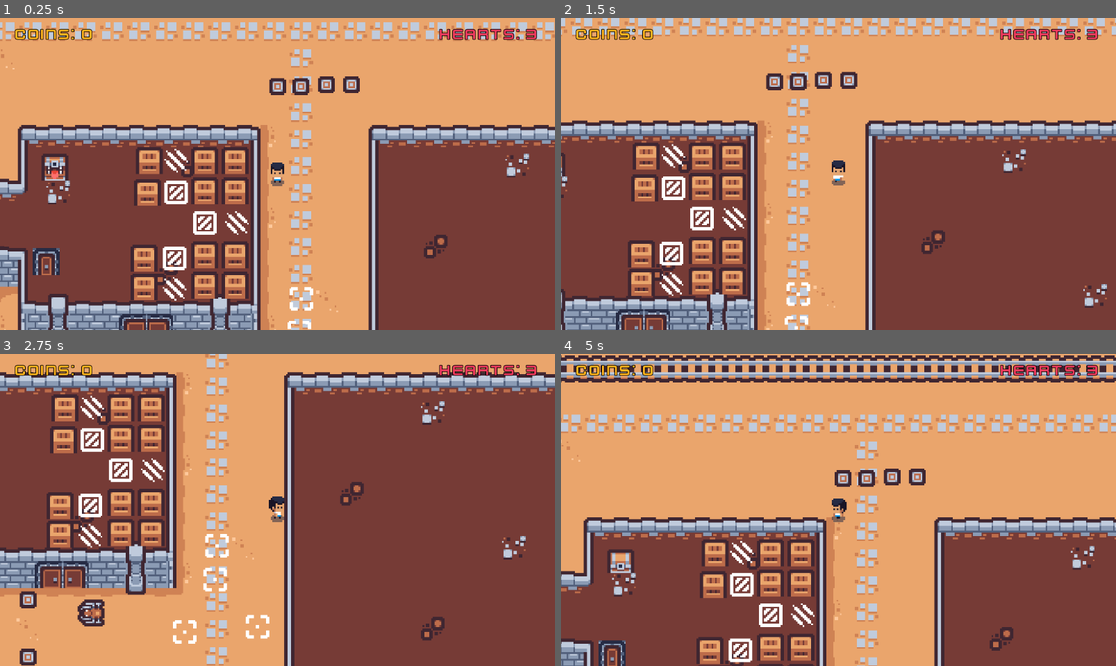
Above: before the commit, frames 1-4 (two rows, left to right).
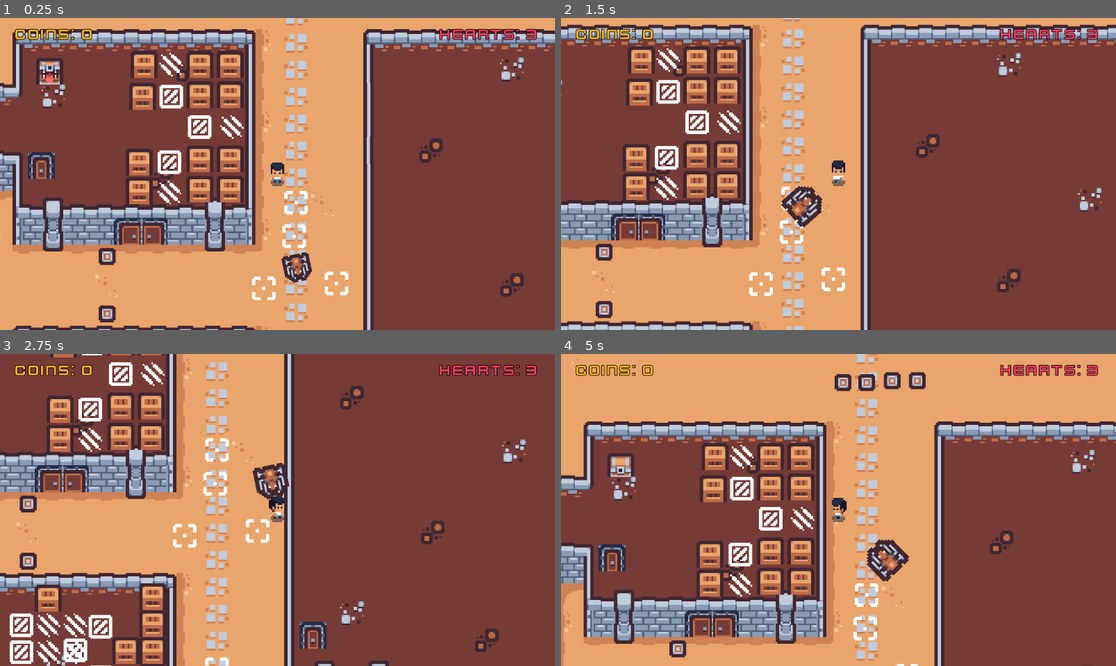
Above: after the commit, the same moments.

Repository: ki8yk8/game-dev-resolution
Game: Godot game, scene res://scenes/game_play.tscn
The game is run twice, just before and just after one commit, with the same random seed, the same clock (stepped at 60 frames per second) and the same inputs. Sound files missing from this copy of the repository are replaced by a short silence.
Inputs (mouse positions are in pixels of both pictures, inside the frame that each line leads up to):
- Up to frame 1 (0.25 s): no input
- Up to frame 2 (1.5 s): tap Enter at 0.5 s; move the mouse to (960, 158) at 0.52 s; hold D (right) 0.53-1.28 s; tap Space (action) at 0.6 s; click (960, 158) at 0.67 s; move the mouse to (727, 189) at 1.27 s; hold Down (down) from 1.28 s (still down); tap Alt at 1.35 s
- Up to frame 3 (2.75 s): move the mouse to (333, 441) at 2.02 s; release Down (down) at 2.03 s; hold D (right) from 2.03 s (still down); tap Shift at 2.1 s
- Up to frame 4 (5 s): move the mouse to (810, 572) at 2.77 s; release D (right) at 2.78 s; hold Up (up) 2.78-3.53 s; tap Space (action) at 2.85 s; click (810, 572) at 2.92 s; move the mouse to (1005, 556) at 3.52 s; hold A (left) from 3.53 s (still down); tap Alt at 3.6 s; move the mouse to (672, 463) at 4.27 s; tap Shift at 4.35 s

The runs differ from the first frame. In frame 1, 59% of the frame differs, in the area x 0-100%, y 0-100%; in frame 2, 54%; in frame 3, 37%; in frame 4, 54%.

Commit message:
adds invincibility when the player is hit

Diff:
--- a/scenes/game_play.tscn
+++ b/scenes/game_play.tscn
@@ -588,7 +588,7 @@
 [node name="Player" parent="." unique_id=1116653195 instance=ExtResource("2_swo0f")]
 unique_name_in_owner = true
 z_index = 2
-position = Vector2(1034, -51)
+position = Vector2(1037, 6)
 
 [node name="Camera2D" type="Camera2D" parent="Player" unique_id=1878565070]
 zoom = Vector2(3.5, 3.5)
--- a/scenes/player.tscn
+++ b/scenes/player.tscn
@@ -787,6 +787,44 @@
 [sub_resource type="CircleShape2D" id="CircleShape2D_jx8is"]
 radius = 4.0
 
+[sub_resource type="Animation" id="Animation_au8ao"]
+length = 0.001
+tracks/0/type = "value"
+tracks/0/imported = false
+tracks/0/enabled = true
+tracks/0/path = NodePath("AnimatedSprite2D:modulate")
+tracks/0/interp = 1
+tracks/0/loop_wrap = true
+tracks/0/keys = {
+"times": PackedFloat32Array(0),
+"transitions": PackedFloat32Array(1),
+"update": 0,
+"values": [Color(1, 1, 1, 1)]
+}
+
+[sub_resource type="Animation" id="Animation_ry8ed"]
+resource_name = "invincible"
+length = 0.46666667
+loop_mode = 2
+tracks/0/type = "value"
+tracks/0/imported = false
+tracks/0/enabled = true
+tracks/0/path = NodePath("AnimatedSprite2D:modulate")
+tracks/0/interp = 1
+tracks/0/loop_wrap = true
+tracks/0/keys = {
+"times": PackedFloat32Array(0.0009999999, 0.43333334),
+"transitions": PackedFloat32Array(1, 1),
+"update": 0,
+"values": [Color(1, 1, 1, 1), Color(1, 1, 1, 0.3764706)]
+}
+
+[sub_resource type="AnimationLibrary" id="AnimationLibrary_au8ao"]
+_data = {
+&"RESET": SubResource("Animation_au8ao"),
+&"invincible": SubResource("Animation_ry8ed")
+}
+
 [node name="Player" type="CharacterBody2D" unique_id=1116653195]
 collision_layer = 2
 script = ExtResource("1_lw0jh")
@@ -806,5 +844,12 @@
 [node name="deathSfx" type="AudioStreamPlayer2D" parent="." unique_id=891137268]
 stream = ExtResource("87_ry8ed")
 
+[node name="Timer" type="Timer" parent="." unique_id=2087780082]
+wait_time = 5.0
+
+[node name="AnimationPlayer" type="AnimationPlayer" parent="." unique_id=1749015474]
+libraries/ = SubResource("AnimationLibrary_au8ao")
+
 [connection signal="animation_finished" from="AnimatedSprite2D" to="." method="_on_animated_sprite_2d_animation_finished"]
 [connection signal="animation_looped" from="AnimatedSprite2D" to="." method="_on_animated_sprite_2d_animation_looped"]
+[connection signal="timeout" from="Timer" to="." method="_on_timer_timeout"]
--- a/scenes/shooter.tscn
+++ b/scenes/shooter.tscn
@@ -2,6 +2,7 @@
 
 [ext_resource type="Script" uid="uid://brxq187ees1wl" path="res://scripts/shooter.gd" id="1_1e8ai"]
 [ext_resource type="Texture2D" uid="uid://6bw8exb71kll" path="res://assets/png/dungeon/tilemap.png" id="2_lynhg"]
+[ext_resource type="AudioStream" uid="uid://bxy2wwrd4ylln" path="res://assets/sounds/press.mp3" id="3_lynhg"]
 
 [sub_resource type="AtlasTexture" id="AtlasTexture_mger4"]
 atlas = ExtResource("2_lynhg")
@@ -25,4 +26,7 @@
 
 [node name="Marker2D" type="Marker2D" parent="." unique_id=2090923217]
 
+[node name="pressSfx" type="AudioStreamPlayer2D" parent="." unique_id=887624061]
+stream = ExtResource("3_lynhg")
+
 [connection signal="body_entered" from="Raycast" to="." method="_on_raycast_body_entered"]
--- a/scripts/ghost.gd
+++ b/scripts/ghost.gd
@@ -1,6 +1,5 @@
 extends Area2D
 
 func _on_body_entered(body: Node2D) -> void:
-	print("hello")
-	# replay the game if you got struck by the ghost
-	get_tree().reload_current_scene()
+	if body is Player:
+		GameManager.update_hearts(-1)
--- a/scripts/player.gd
+++ b/scripts/player.gd
@@ -5,11 +5,14 @@
 @onready var animatedSprite: AnimatedSprite2D = $AnimatedSprite2D
 @onready var footstepSfx = $footstepSfx
 @onready var deathSfx = $deathSfx
+@onready var timer: Timer = $Timer
+@onready var animationPLayer: AnimationPlayer = $AnimationPlayer
 
 var lastDir = "down"
 var hasGun:bool = false
 var isAttacking:bool = false
 var alive: bool = true
+var invincible: bool = false
 
 func _physics_process(delta: float) -> void:
 	if not alive:
@@ -89,3 +92,19 @@
 	animatedSprite.play("death")
 	# play the death sound, when the player dies
 	deathSfx.play()
+
+func hit(heart: int = -1):
+	if invincible or not alive:
+		return
+	# update the heart
+	GameManager.update_hearts(heart)
+	if GameManager.state.hearts <= 0:
+		die()
+	else:
+		timer.start()
+		invincible = true
+		animationPLayer.play("invincible")
+
+func _on_timer_timeout() -> void:
+	invincible = false
+	animationPLayer.play("RESET")
--- a/scripts/shooter_sword.gd
+++ b/scripts/shooter_sword.gd
@@ -16,5 +16,7 @@
 	queue_free()
 
 func _on_body_entered(body: Node2D) -> void:
-	# clear the bulelt as it has hit the body
+	# clear the bullet as it has hit the body
+	if body is Player:
+		body.hit()
 	queue_free()
